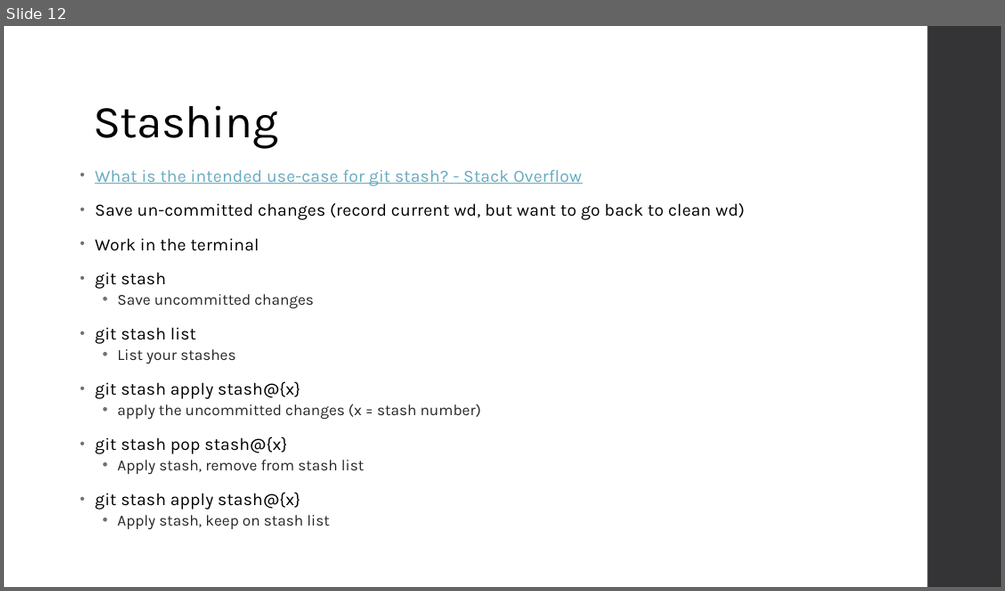
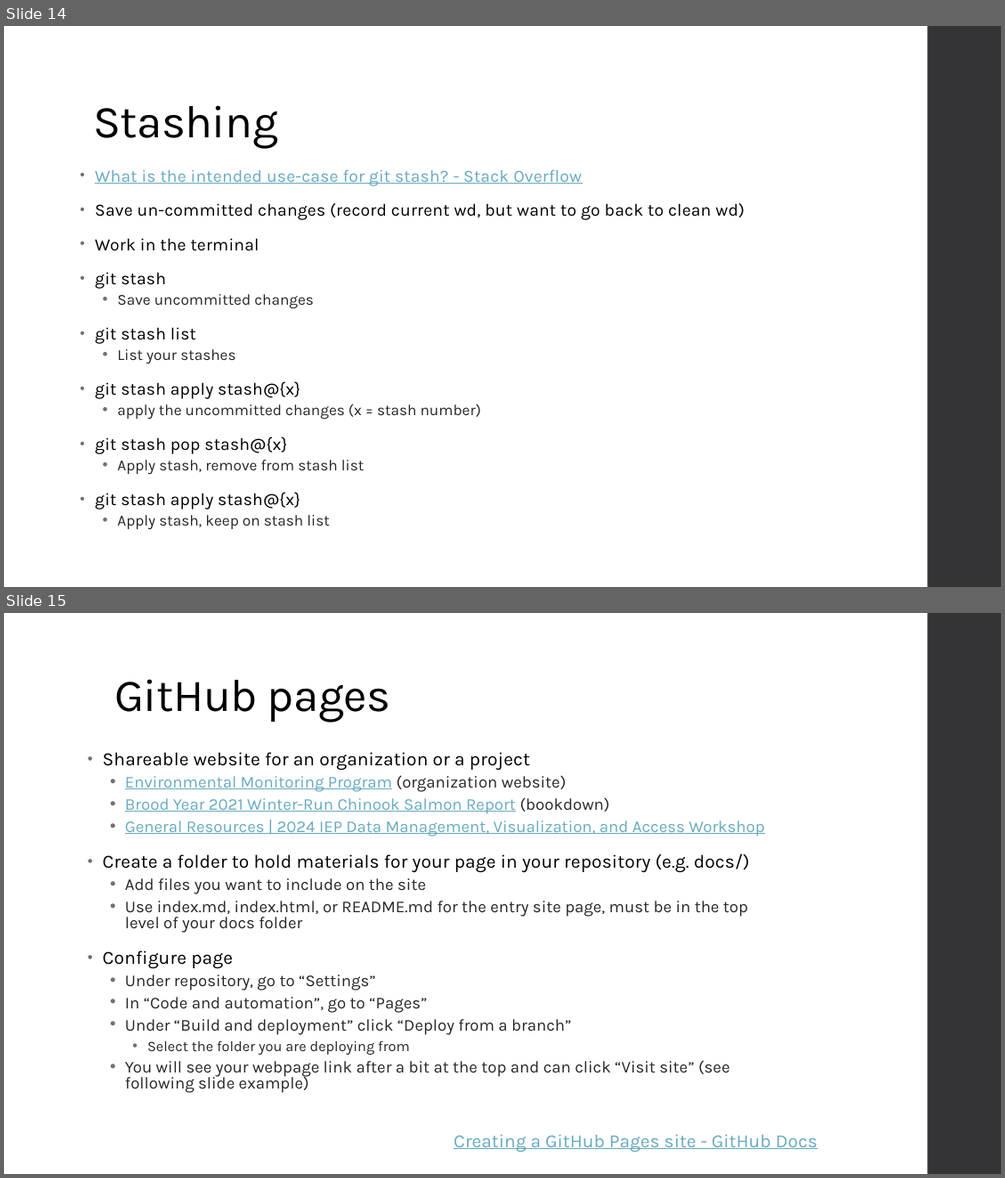
Before and after one commit to BDO-Science/rteam, a slide deck: github/GitHub_introduction.pptx. Shown one above the other, each under a label of ours: slide 12 before the commit, slides 14 and 15 after it. The pictures are 1005x591 and 1005x1178 pixels, drawn with LibreOffice and Linux fonts; fonts in the diff are those of the drawing. Boxes give left, top, right and bottom in pixels: in the first picture for what was removed or moved away, otherwise in the second. Text is boxed around its words. In the diff, an @@ line names an element or a change of style, - is before the commit and + after.

```diff
--- a/github/GitHub_introduction.pptx
+++ b/github/GitHub_introduction.pptx
@@ slide 15 added at (4, 613, 1001, 1174), background #FFFFFF; not listed: 1 template element that a slide beside it also shows @@
@@ title added at (114, 679, 390, 722), 44 pt, text #000000 @@
+GitHub pages
@@ text added at (103, 752, 764, 1093), 16 pt, text #262626 @@
+• Shareable website for an organization or a project
+  • Environmental Monitoring Program (organization website)
+  • Brood Year 2021 Winter-Run Chinook Salmon Report (bookdown)
+  • General Resources | 2024 IEP Data Management, Visualization, and Access Workshop
+• Create a folder to hold materials for your page in your repository (e.g. docs/)
+  • Add files you want to include on the site
+  • Use index.md, index.html, or README.md for the entry site page, must be in the top level of your docs folder
+• Configure page
+  • Under repository, go to “Settings”
+  • In “Code and automation”, go to “Pages”
+  • Under “Build and deployment” click “Deploy from a branch”
+    • Select the folder you are deploying from
+  • You will see your webpage link after a bit at the top and can click “Visit site” (see following slide example)
@@ text added at (453, 1134, 817, 1151), 18 pt, text #67AABF, underline @@
+Creating a GitHub Pages site - GitHub Docs
@@ what was slide 12 is now slide 14 @@
```
Also in this commit, not shown: 8 slides changed, 4 other slides added, 4 slides removed.
